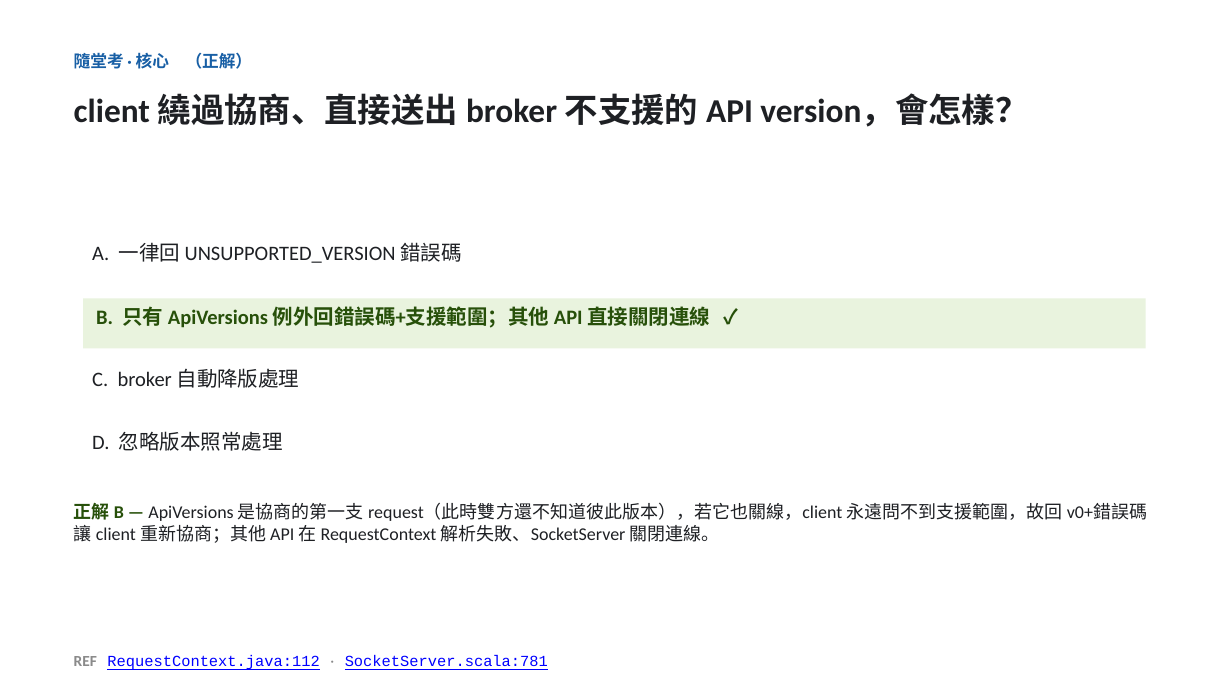
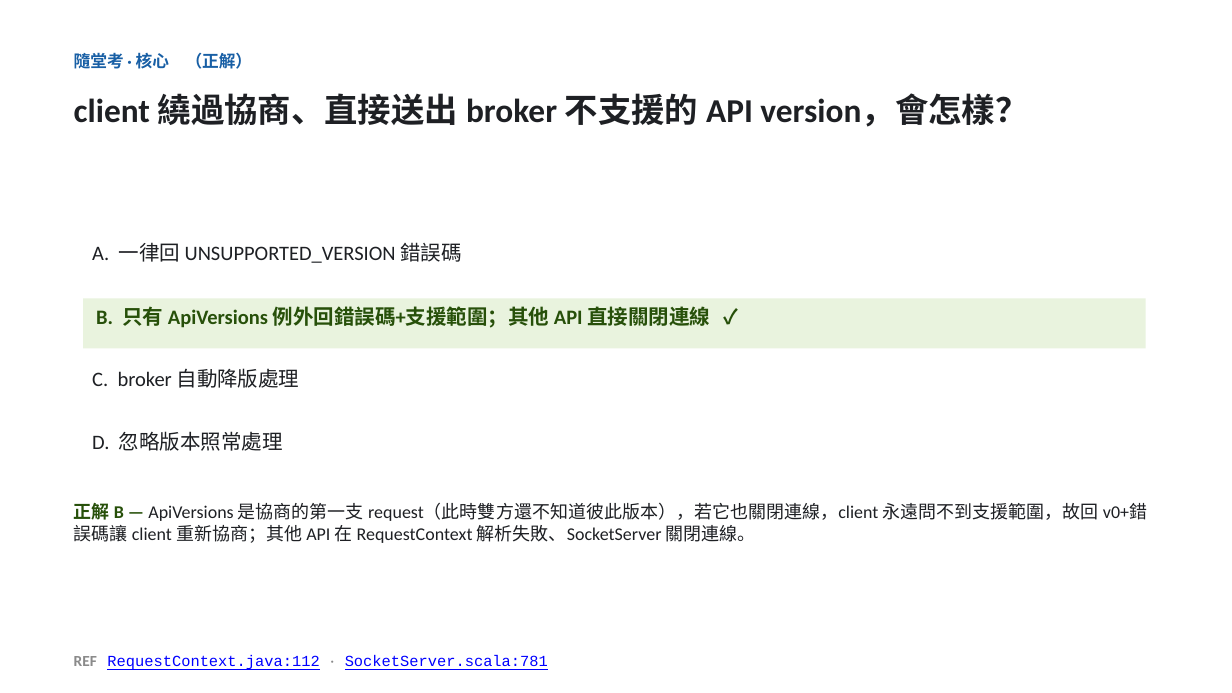
Before and after one commit to unknowntpo/kafka, a slide deck: slide 14 of study/version-control/kafka-version-negotiation.pptx (slide 15 before the commit). Drawn at 1232x693 pixels with LibreOffice and Linux fonts; fonts in the diff are those of the drawing. Boxes give left, top, right and bottom in pixels: in the first picture for what was removed or moved away, otherwise in the second. Text is boxed around its words. In the diff, an @@ line names an element or a change of style, - is before the commit and + after.

Commit message:
study(version-control): 套用 Eric review 第二批（議程/點題動機合併/術語橋/架構a分兩類/對照移位/關線用語）
- 議程 Part 1 回到「為什麼不能一個版本打天下」框架
- 點題＋動機合併成一張：zero downtime→一台一台升→混版；因果收在「不能鎖全叢集同一版」，不寫「連線當下」
- 術語加銜接橋（承上頁）；架構(a) 把 broker↔broker replication 獨立成「不協商」一類，不再放協商底下
- 對照移到 Fetch 舉例之後；quiz 正解「關線」→「關閉連線」；15 張

```diff
--- a/study/version-control/kafka-version-negotiation.pptx
+++ b/study/version-control/kafka-version-negotiation.pptx
@@ text at [74, 503, 1147, 543]: text changed @@
-正解 B — ApiVersions 是協商的第一支 request（此時雙方還不知道彼此版本），若它也關線，client 永遠問不到支援範圍，故回 v0+錯誤碼讓 client 重新協商；其他 API 在 RequestContext 解析失敗、SocketServer 關閉連線。
+正解 B — ApiVersions 是協商的第一支 request（此時雙方還不知道彼此版本），若它也關閉連線，client 永遠問不到支援範圍，故回 v0+錯誤碼讓 client 重新協商；其他 API 在 RequestContext 解析失敗、SocketServer 關閉連線。
```
Also in this commit, not shown: 4 other slides changed, 1 slide removed, 2 other files.
